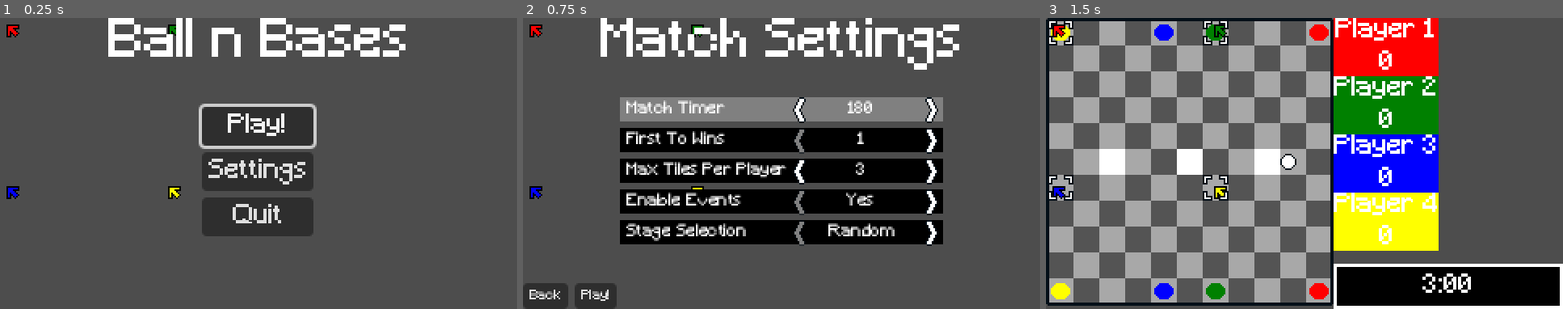
Above: before the commit, frames 1-3 (left to right).
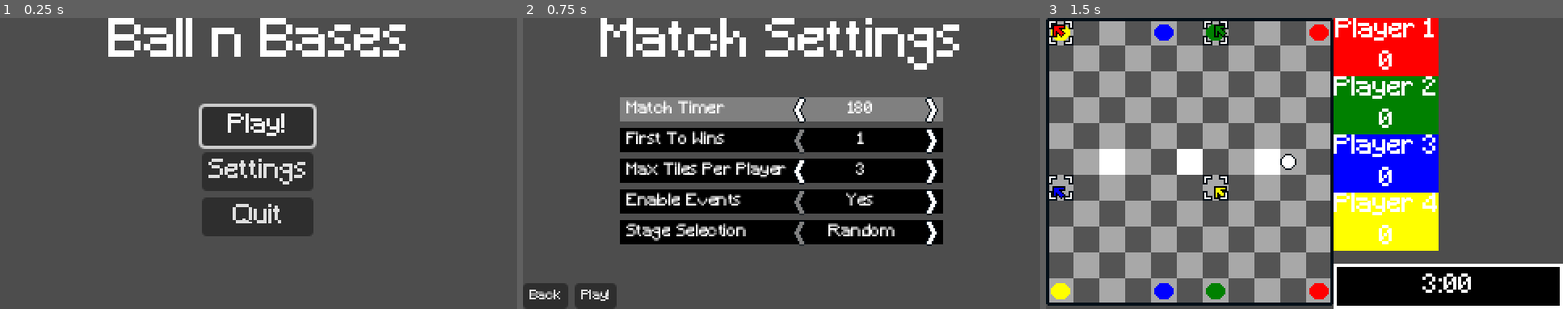
Above: after the commit, the same moments.

Repository: RSN-Bran/balls-and-bases
Game: Godot game, scene res://scenes/Game/game.tscn
Same seed, same stepped clock (60 frames per second), same inputs: the game is played once before the commit and once after it.
Inputs:
- Up to frame 1 (0.25 s): no input
- Up to frame 2 (0.75 s): click "Play!" at 0.5 s
- Up to frame 3 (1.5 s): click "Play!" at 1.25 s

The runs differ from the first frame. In frame 1, 0.3% of the frame differs, in the area x 1-35%, y 2-63%; in frame 2, 0.3%; in frame 3, nothing differs.

Commit message:
Hide arrow sprites during main menu (ugly code, fix later)

Diff:
--- a/player.gd
+++ b/player.gd
@@ -25,6 +25,11 @@
 
 
 func _physics_process(delta: float) -> void:
+
+	if Global.gameNode.get_node("GameStateMachine").stateMachine.state == Global.gameNode.get_node("GameStateMachine").stateMachine.states[Constants.GAME_STATE_IN_GAME]:
+		$ArrowSprite.show()
+	else:
+		$ArrowSprite.hide()
 		# Get the input direction and handle the movement/deceleration.
 	# As good practice, you should replace UI actions with custom gameplay actions.
 
@@ -52,8 +57,8 @@
 
 func process_input_press_event(event: InputEvent):
 
-
-	direction = Input.get_vector("Joystick Left", "Joystick Right", "Joystick Up", "Joystick Down")
+	if Global.gameNode.get_node("GameStateMachine").stateMachine.state == Global.gameNode.get_node("GameStateMachine").stateMachine.states[Constants.GAME_STATE_IN_GAME]:
+		direction = Input.get_vector("Joystick Left", "Joystick Right", "Joystick Up", "Joystick Down")
 
 	if selectedTile != null:
 		if Input.is_action_just_pressed("Up Arrow"):
@@ -74,7 +79,8 @@
 			move_to_next_tile(Constants.POSSIBLE_DIRECTIONS["RIGHT"])
 
 func process_input_release_event(event):
-	direction = Input.get_vector("Joystick Left", "Joystick Right", "Joystick Up", "Joystick Down")
+	if Global.gameNode.get_node("GameStateMachine").stateMachine.state == Global.gameNode.get_node("GameStateMachine").stateMachine.states[Constants.GAME_STATE_IN_GAME]:
+		direction = Input.get_vector("Joystick Left", "Joystick Right", "Joystick Up", "Joystick Down")
 	pass
 
 func setArrow(direction):
